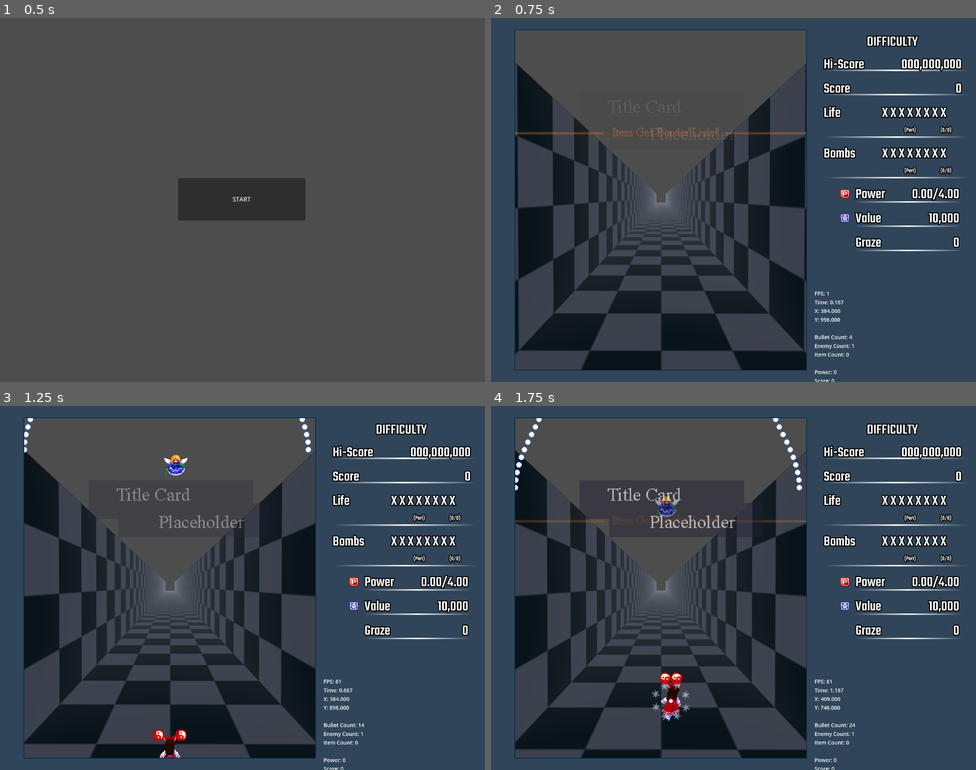
Above: before the commit, frames 1-4 (two rows, left to right).
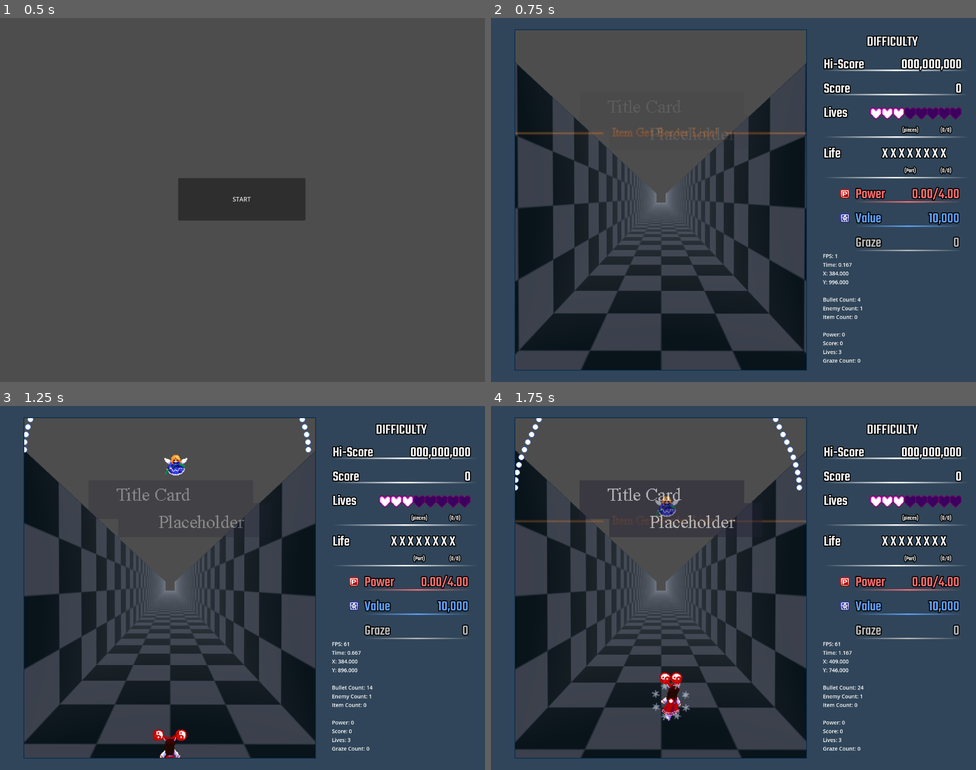
Above: after the commit, the same moments.

Repository: StahlReyn/th-bullet-test
Game: Godot game, scene res://scripts/menu/menu.tscn
Two runs of this game, one before a commit and one after it. Both use one fixed random seed, a clock stepped at 60 frames per second and the inputs below.
Inputs:
- Up to frame 1 (0.5 s): no input
- Up to frame 2 (0.75 s): click "START" at 0.5 s
- Up to frame 3 (1.25 s): no input
- Up to frame 4 (1.75 s): hold Right (move_right) from 1.28 s (still down); hold Shift (focus) from 1.28 s (still down)

Frame 1 is identical in both runs. In frame 2, 2.2% of the frame differs, in the area x 66-97%, y 24-100%; in frame 3, 2.2%; in frame 4, 2.2%.

Commit message:
icon display for lives

Diff:
--- a/data/enemies/enemy_lesser_fairy.tscn
+++ b/data/enemies/enemy_lesser_fairy.tscn
@@ -1,9 +1,8 @@
-[gd_scene load_steps=7 format=3 uid="uid://y1ht13i0dqug"]
+[gd_scene load_steps=6 format=3 uid="uid://y1ht13i0dqug"]
 
 [ext_resource type="Script" path="res://scripts/gameplay/enemy.gd" id="1_5bg83"]
 [ext_resource type="PackedScene" uid="uid://clkj0kllal1wy" path="res://data/after_effects/enemy_death_basic.tscn" id="2_85fke"]
 [ext_resource type="Texture2D" uid="uid://dd8tet8s1inyg" path="res://assets/img/enemies/lesser_fairy.png" id="2_t2qqo"]
-[ext_resource type="SpriteFrames" uid="uid://dlfvo4pp4wqwj" path="res://data/enemies/sprite_resource/enemy_lesser_fairy.tres" id="3_l331o"]
 [ext_resource type="Script" path="res://data/enemies/sprite_group_fairy.gd" id="5_v4aap"]
 
 [sub_resource type="CircleShape2D" id="CircleShape2D_t7bub"]
@@ -20,12 +19,6 @@
 death_effect_scene = ExtResource("2_85fke")
 mhp = 3
 
-[node name="AnimatedSprite2D" type="AnimatedSprite2D" parent="."]
-visible = false
-scale = Vector2(2, 2)
-sprite_frames = ExtResource("3_l331o")
-animation = &"side"
-
 [node name="CollisionShape2D" type="CollisionShape2D" parent="."]
 shape = SubResource("CircleShape2D_t7bub")
 
--- a/data/enemies/sprite_resource/enemy_lesser_fairy.tres
+++ /dev/null
@@ -1,84 +0,0 @@
-[gd_resource type="SpriteFrames" load_steps=11 format=3 uid="uid://dlfvo4pp4wqwj"]
-
-[ext_resource type="Texture2D" uid="uid://dd8tet8s1inyg" path="res://assets/img/enemies/lesser_fairy.png" id="1_eoxpp"]
-
-[sub_resource type="AtlasTexture" id="AtlasTexture_kl7ry"]
-atlas = ExtResource("1_eoxpp")
-region = Rect2(0, 0, 32, 32)
-
-[sub_resource type="AtlasTexture" id="AtlasTexture_8i27q"]
-atlas = ExtResource("1_eoxpp")
-region = Rect2(32, 0, 32, 32)
-
-[sub_resource type="AtlasTexture" id="AtlasTexture_fegbx"]
-atlas = ExtResource("1_eoxpp")
-region = Rect2(64, 0, 32, 32)
-
-[sub_resource type="AtlasTexture" id="AtlasTexture_fsmk7"]
-atlas = ExtResource("1_eoxpp")
-region = Rect2(96, 0, 32, 32)
-
-[sub_resource type="AtlasTexture" id="AtlasTexture_e3d10"]
-atlas = ExtResource("1_eoxpp")
-region = Rect2(128, 0, 32, 32)
-
-[sub_resource type="AtlasTexture" id="AtlasTexture_fphgo"]
-atlas = ExtResource("1_eoxpp")
-region = Rect2(160, 0, 32, 32)
-
-[sub_resource type="AtlasTexture" id="AtlasTexture_m5f1t"]
-atlas = ExtResource("1_eoxpp")
-region = Rect2(192, 0, 32, 32)
-
-[sub_resource type="AtlasTexture" id="AtlasTexture_yuw6l"]
-atlas = ExtResource("1_eoxpp")
-region = Rect2(224, 0, 32, 32)
-
-[sub_resource type="AtlasTexture" id="AtlasTexture_qbf6p"]
-atlas = ExtResource("1_eoxpp")
-region = Rect2(256, 0, 32, 32)
-
-[resource]
-animations = [{
-"frames": [{
-"duration": 1.0,
-"texture": SubResource("AtlasTexture_kl7ry")
-}, {
-"duration": 1.0,
-"texture": SubResource("AtlasTexture_8i27q")
-}, {
-"duration": 1.0,
-"texture": SubResource("AtlasTexture_fegbx")
-}],
-"loop": true,
-"name": &"default",
-"speed": 10.0
-}, {
-"frames": [{
-"duration": 1.0,
-"texture": SubResource("AtlasTexture_fsmk7")
-}, {
-"duration": 1.0,
-"texture": SubResource("AtlasTexture_e3d10")
-}, {
-"duration": 1.0,
-"texture": SubResource("AtlasTexture_fphgo")
-}],
-"loop": true,
-"name": &"diagonal",
-"speed": 10.0
-}, {
-"frames": [{
-"duration": 1.0,
-"texture": SubResource("AtlasTexture_m5f1t")
-}, {
-"duration": 1.0,
-"texture": SubResource("AtlasTexture_yuw6l")
-}, {
-"duration": 1.0,
-"texture": SubResource("AtlasTexture_qbf6p")
-}],
-"loop": true,
-"name": &"side",
-"speed": 10.0
-}]
--- a/data/enemies/sprite_resource/lesser_fairy.tres
+++ /dev/null
@@ -1,9 +0,0 @@
-[gd_resource type="Resource" script_class="SpriteSet" load_steps=3 format=3 uid="uid://cp5y0yqmanth1"]
-
-[ext_resource type="Script" path="res://scripts/resources/sprite_set.gd" id="1_1r2re"]
-
-[sub_resource type="SpriteFrames" id="SpriteFrames_6y6f7"]
-
-[resource]
-script = ExtResource("1_1r2re")
-sprite_frame_set = Array[SpriteFrames]([SubResource("SpriteFrames_6y6f7")])
--- /dev/null
+++ b/scripts/gamehud/icon_heart.tscn
@@ -0,0 +1,18 @@
+[gd_scene load_steps=3 format=3 uid="uid://d3nsrmnpgafwt"]
+
+[ext_resource type="Script" path="res://scripts/gamehud/icon_pieces.gd" id="1_2e4f7"]
+[ext_resource type="Texture2D" uid="uid://beypwk68ep872" path="res://assets/img/system/life.png" id="1_fwx2n"]
+
+[node name="IconHeart" type="Control" node_paths=PackedStringArray("sprite_icon")]
+custom_minimum_size = Vector2(26, 0)
+layout_mode = 3
+anchors_preset = 0
+script = ExtResource("1_2e4f7")
+sprite_icon = NodePath("Sprite2D")
+
+[node name="Sprite2D" type="Sprite2D" parent="."]
+position = Vector2(-2, 12)
+scale = Vector2(2, 2)
+texture = ExtResource("1_fwx2n")
+centered = false
+hframes = 4
--- /dev/null
+++ b/scripts/gamehud/icon_pieces.gd
@@ -0,0 +1,47 @@
+class_name IconPieces
+extends Control
+
+enum Type {
+	LIFE,
+	BOMB
+}
+
+static var scene_heart : PackedScene = preload("res://scripts/gamehud/icon_heart.tscn")
+@export var sprite_icon : Sprite2D
+
+var cur_type : int
+var cur_num : int ## What the icon is displaying, 1 is first heart, etc.
+
+static func create_icon(type: int, num: int) -> IconPieces:
+	var node : Node
+	if type == Type.LIFE:
+		node = scene_heart.instantiate()
+	node.cur_type = type
+	node.cur_num = num
+	return node
+
+func _ready() -> void:
+	pass
+
+func _process(delta: float) -> void:
+	match cur_type:
+		Type.LIFE:
+			update_sprite(
+				GameVariables.lives,
+				GameVariables.life_pieces,
+				GameVariables.life_pieces_max,
+			)
+		Type.BOMB:
+			update_sprite(
+				GameVariables.bombs,
+				GameVariables.bomb_pieces,
+				GameVariables.bomb_pieces_max,
+			)
+
+func update_sprite(full_part: int, pieces: int, pieces_max: int) -> void:
+	if cur_num <= full_part:
+		sprite_icon.set_frame(0) # full sprite comes first
+	elif cur_num == full_part - 1 and pieces > 0:
+		sprite_icon.set_frame(pieces) # piece sprite is after full
+	else:
+		sprite_icon.set_frame(pieces_max) # empty sprite is at the end
--- a/scripts/gamehud/life_container.gd
+++ b/scripts/gamehud/life_container.gd
@@ -2,10 +2,10 @@
 
 @export var text_main : String = "Life"
 
-@onready var label_main : Label = $SymbolContainer/LabelMain
-
-func _ready() -> void:
-	label_main.text = text_main
-
-func _process(delta: float) -> void:
-	pass
+#@onready var label_main : Label = $SymbolContainer/LabelMain
+#
+#func _ready() -> void:
+	#label_main.text = text_main
+#
+#func _process(delta: float) -> void:
+	#pass
--- a/scripts/gamehud/life_container.tscn
+++ b/scripts/gamehud/life_container.tscn
@@ -12,7 +12,7 @@
 [node name="SymbolContainer" type="HBoxContainer" parent="."]
 layout_mode = 2
 
-[node name="LabelMain" type="Label" parent="SymbolContainer"]
+[node name="Label" type="Label" parent="SymbolContainer"]
 custom_minimum_size = Vector2(150, 0)
 layout_mode = 2
 text = "Life
@@ -23,6 +23,9 @@
 layout_mode = 2
 text = "X X X X X X X X"
 label_settings = ExtResource("1_usf24")
+
+[node name="HBoxContainer" type="HBoxContainer" parent="SymbolContainer"]
+layout_mode = 2
 
 [node name="SubtextContainer" type="HBoxContainer" parent="."]
 layout_mode = 2
--- /dev/null
+++ b/scripts/gamehud/life_display.gd
@@ -0,0 +1,15 @@
+extends HBoxContainer
+
+var icon_array : Array[Node]
+
+func _ready() -> void:
+	var i : int = 1
+	while i <= GameVariables.lives_max:
+		var node = IconPieces.create_icon(IconPieces.Type.LIFE, i)
+		add_child(node)
+		icon_array.push_back(node)
+		i += 1
+
+# Called every frame. 'delta' is the elapsed time since the previous frame.
+func _process(delta: float) -> void:
+	pass
--- a/scripts/gamestate/debug-label.gd
+++ b/scripts/gamestate/debug-label.gd
@@ -16,5 +16,6 @@
 		"Item Count: " + str(GameUtils.get_item_count()) + "\n\n" +
 		"Power: " + str(GameVariables.power) + "\n" +
 		"Score: " + str(GameVariables.score) + "\n" +
+		"Lives: " + str(GameVariables.lives) + "\n" +
 		"Graze Count: " + str(GameVariables.graze) + "\n"
 	)
--- a/scripts/gamestate/gamehud.tscn
+++ b/scripts/gamestate/gamehud.tscn
@@ -8,6 +8,9 @@
 [ext_resource type="Script" path="res://scripts/gamehud/label_score.gd" id="6_4fk43"]
 [ext_resource type="PackedScene" uid="uid://n0hdyxbn6h0s" path="res://scripts/gamehud/life_container.tscn" id="6_gap30"]
 [ext_resource type="Texture2D" uid="uid://yipm4qncoxvx" path="res://assets/img/system/point_items.png" id="7_03ov1"]
+[ext_resource type="Script" path="res://scripts/gamehud/life_container.gd" id="7_qnu2t"]
+[ext_resource type="Script" path="res://scripts/gamehud/life_display.gd" id="8_x7aou"]
+[ext_resource type="LabelSettings" uid="uid://cn3hc1ibtcc1w" path="res://assets/resources/label_settings/label_score_smaller.tres" id="9_c5ru6"]
 [ext_resource type="Script" path="res://scripts/gamehud/label_power.gd" id="9_kiwta"]
 [ext_resource type="Script" path="res://scripts/gamehud/label_point_value.gd" id="10_aeftu"]
 [ext_resource type="Script" path="res://scripts/gamehud/label_graze.gd" id="11_ghxsy"]
@@ -32,10 +35,10 @@
 
 [node name="DebugLabel" type="Label" parent="."]
 layout_mode = 2
-offset_left = 854.0
-offset_top = 717.0
-offset_right = 1222.0
-offset_bottom = 924.0
+offset_left = 876.0
+offset_top = 618.0
+offset_right = 1244.0
+offset_bottom = 825.0
 text = "DEBUG TEXT
 "
 label_settings = SubResource("LabelSettings_k5vxq")
@@ -107,8 +110,43 @@
 texture = ExtResource("5_7bs50")
 centered = false
 
-[node name="LifeContainer" parent="Stats" instance=ExtResource("6_gap30")]
-layout_mode = 2
+[node name="LifeContainer" type="VBoxContainer" parent="Stats"]
+layout_mode = 2
+script = ExtResource("7_qnu2t")
+
+[node name="MainContainer" type="HBoxContainer" parent="Stats/LifeContainer"]
+layout_mode = 2
+
+[node name="Label" type="Label" parent="Stats/LifeContainer/MainContainer"]
+custom_minimum_size = Vector2(120, 0)
+layout_mode = 2
+text = "Lives
+"
+label_settings = ExtResource("4_w0ro3")
+
+[node name="LifeDisplay" type="HBoxContainer" parent="Stats/LifeContainer/MainContainer"]
+layout_mode = 2
+script = ExtResource("8_x7aou")
+
+[node name="PieceContainer" type="HBoxContainer" parent="Stats/LifeContainer"]
+layout_mode = 2
+
+[node name="Space" type="Control" parent="Stats/LifeContainer/PieceContainer"]
+custom_minimum_size = Vector2(150, 0)
+layout_mode = 2
+
+[node name="Label" type="Label" parent="Stats/LifeContainer/PieceContainer"]
+custom_minimum_size = Vector2(150, 0)
+layout_mode = 2
+text = "(pieces)"
+label_settings = ExtResource("9_c5ru6")
+horizontal_alignment = 1
+
+[node name="Value" type="Label" parent="Stats/LifeContainer/PieceContainer"]
+layout_mode = 2
+text = "(0/0)"
+label_settings = ExtResource("9_c5ru6")
+horizontal_alignment = 2
 
 [node name="DividerMid" type="Control" parent="Stats"]
 z_index = -1
@@ -149,12 +187,14 @@
 hframes = 8
 
 [node name="Label" type="Label" parent="Stats/PowerContainer"]
+modulate = Color(1, 0.439216, 0.439216, 1)
 custom_minimum_size = Vector2(120, 0)
 layout_mode = 2
 text = "Power"
 label_settings = ExtResource("4_w0ro3")
 
 [node name="Value" type="Label" parent="Stats/PowerContainer"]
+modulate = Color(1, 0.439216, 0.439216, 1)
 custom_minimum_size = Vector2(150, 0)
 layout_mode = 2
 text = "0.00/0.00"
@@ -163,6 +203,7 @@
 script = ExtResource("9_kiwta")
 
 [node name="DividerRight" type="Control" parent="Stats"]
+modulate = Color(1, 0.439216, 0.439216, 1)
 z_index = -1
 layout_mode = 2
 
@@ -188,12 +229,14 @@
 frame = 1
 
 [node name="Label" type="Label" parent="Stats/ValueContainer"]
+modulate = Color(0.381352, 0.645355, 1, 1)
 custom_minimum_size = Vector2(120, 0)
 layout_mode = 2
 text = "Value"
 label_settings = ExtResource("4_w0ro3")
 
 [node name="Value" type="Label" parent="Stats/ValueContainer"]
+modulate = Color(0.381352, 0.645355, 1, 1)
 custom_minimum_size = Vector2(150, 0)
 layout_mode = 2
 text = "000,000"
@@ -202,6 +245,7 @@
 script = ExtResource("10_aeftu")
 
 [node name="DividerRight2" type="Control" parent="Stats"]
+modulate = Color(0.381352, 0.645355, 1, 1)
 z_index = -1
 layout_mode = 2
 
@@ -212,6 +256,7 @@
 centered = false
 
 [node name="GrazeContainer" type="HBoxContainer" parent="Stats"]
+modulate = Color(0.730913, 0.730913, 0.730913, 1)
 layout_mode = 2
 
 [node name="Icon" type="Control" parent="Stats/GrazeContainer"]
@@ -233,6 +278,7 @@
 script = ExtResource("11_ghxsy")
 
 [node name="DividerRight3" type="Control" parent="Stats"]
+modulate = Color(0.730913, 0.730913, 0.730913, 1)
 z_index = -1
 layout_mode = 2
 
--- a/scripts/globals/game_variables.gd
+++ b/scripts/globals/game_variables.gd
@@ -1,4 +1,11 @@
 extends Node
+
+static var power_max : int = 400
+static var point_value_max : int = 300000
+static var lives_max : int = 8
+static var bombs_max : int = 8
+static var life_pieces_max : int = 3
+static var bomb_pieces_max : int = 5
 
 var game_time : float = 0.0
 var score : int = 0
@@ -6,11 +13,11 @@
 var point_value : int = 10000
 
 var lives : int = 3
+var life_pieces : int = 0
 var bombs : int = 3
+var bomb_pieces : int = 0
+
 var power : int = 0 ##Powers are in integer for simplicity, display divides by 100
-
-static var power_min : int = 0
-static var power_max : int = 400
 
 func reset_variables() -> void:
 	game_time = 0.0
@@ -39,13 +46,29 @@
 func lose_bombs(value:int = 1) -> void:
 	bombs -= value
 
+func add_life_pieces(value:int = 1) -> void:
+	life_pieces += value
+	update_pieces()
+
+func add_bomb_pieces(value:int = 1) -> void:
+	bomb_pieces += value
+	update_pieces()
+
+func update_pieces() -> void:
+	if life_pieces > life_pieces_max:
+		lives += life_pieces / life_pieces_max # Integer does floor division
+		life_pieces = life_pieces % life_pieces_max # Remainder pieces
+	if bomb_pieces > bomb_pieces_max:
+		bombs += bomb_pieces / bomb_pieces_max # Integer does floor division
+		bomb_pieces = bomb_pieces % bomb_pieces_max # Remainder pieces
+
 func add_power(value:int = 1) -> void:
 	power += value
-	power = clamp(power, power_min, power_max)
+	power = clamp(power, 0, power_max)
 
 func lose_power(value:int = 1) -> void:
 	power += value
-	power = clamp(power, power_min, power_max)
+	power = clamp(power, 0, power_max)
 
 func get_score_display():
 	return thousands_sep(score)
--- a/scripts/items/item.gd
+++ b/scripts/items/item.gd
@@ -128,10 +128,7 @@
 		Type.POWER:
 			return 10
 		Type.POINT:
-			if is_item_border_range():
-				return 20000
-			var pos_y = GameUtils.get_player().position.y
-			return 20000 - int(pos_y * 10) # Further Up (Lower Y), higher point
+			return GameVariables.point_value
 		Type.POWER_BIG:
 			return 100
 		Type.POWER_FULL:
Binary file added: assets/img/system/life.png
Not shown, added: assets/img/system/life.png.import
Not shown: 1 places in scripts/gamestate/gamehud.tscn that only renumber resources
